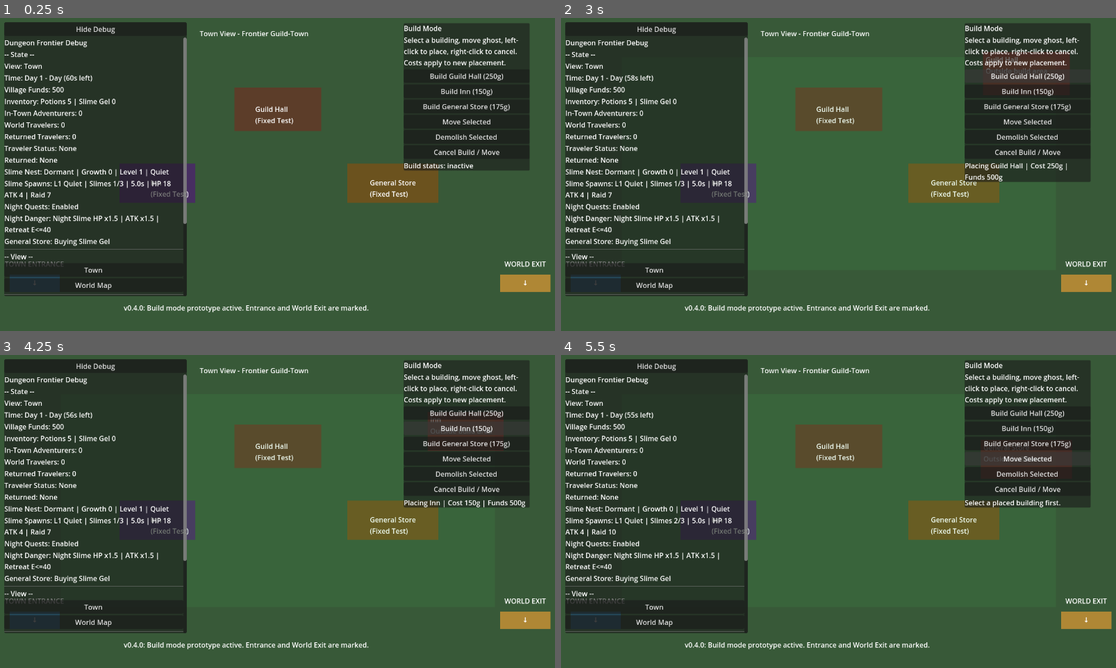
Above: before the commit, frames 1-4 (two rows, left to right).
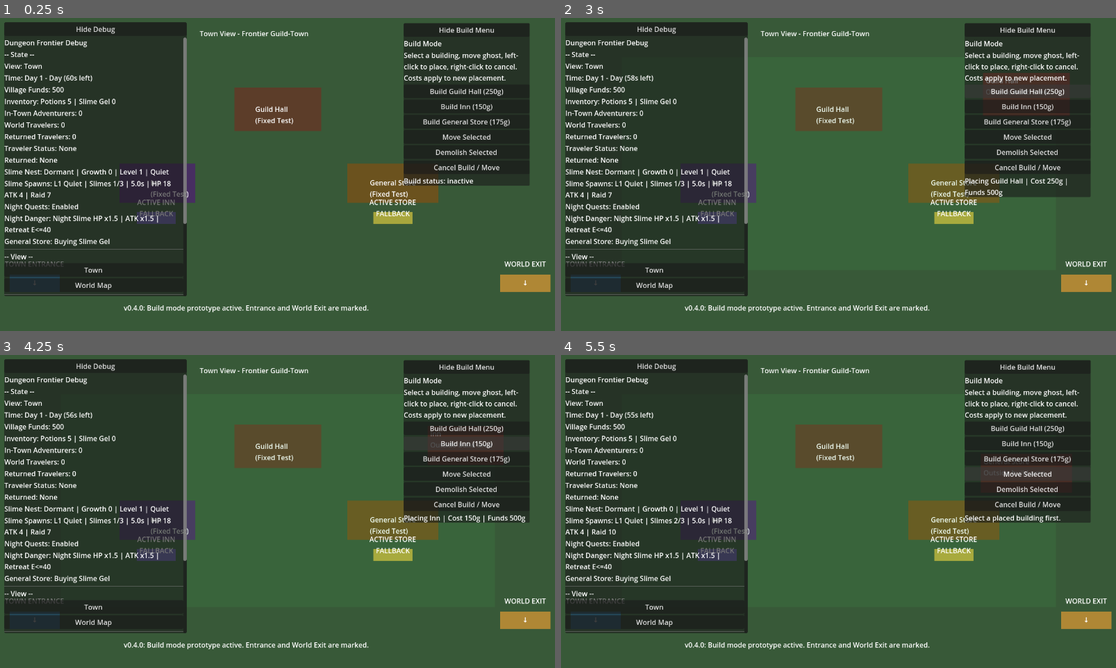
Above: after the commit, the same moments.

Repository: Caithis/AdventureVillage
Game: Godot game, scene res://scenes/main/Main.tscn
Same seed, same stepped clock (60 frames per second), same inputs: the game is played once before the commit and once after it.
Inputs (mouse positions are in pixels of both pictures, inside the frame that each line leads up to):
- Up to frame 1 (0.25 s): no input
- Up to frame 2 (3 s): click (1027, 30) at 0.5 s, where only the run after the commit has a clickable "Hide Build Menu"; click (1027, 30) at 1.25 s, where only the run after the commit has a clickable "Show Build Menu"; click "Demolish Selected" at 2 s; click "Build Guild Hall (250g)" at 2.75 s
- Up to frame 3 (4.25 s): click "Build Inn (150g)" at 3.5 s
- Up to frame 4 (5.5 s): click "Build General Store (175g)" at 4.25 s; click "Move Selected" at 5 s

The runs differ from the first frame. In frame 1, 4.1% of the frame differs, in the area x 24-96%, y 2-66%; in frame 2, 5.2%; in frame 3, 4.6%; in frame 4, 4.6%.

Commit message:
feat: add v0.4.3 placed building destination routing
Signed-off-by: Caithis <Bircameron20@gmail.com>

Diff:
--- a/godot_project/scripts/town/Town.gd
+++ b/godot_project/scripts/town/Town.gd
@@ -38,16 +38,28 @@
 var build_ghost: ColorRect = null
 var build_ghost_label: Label = null
 var build_panel: PanelContainer = null
+var build_panel_root_container: VBoxContainer = null
+var build_panel_collapse_button: Button = null
+var build_panel_collapsed: bool = false
 var build_status_label: Label = null
 var buildable_area_overlay: ColorRect = null
 
+var fallback_general_store_position: Vector2 = Vector2.ZERO
+var fallback_inn_position: Vector2 = Vector2.ZERO
+var active_store_route_visual: Node2D = null
+var active_inn_route_visual: Node2D = null
+
 func _ready() -> void:
 	print("Town scene loaded.")
+	fallback_general_store_position = general_store_point.global_position
+	fallback_inn_position = inn_point.global_position
 	GameState.state_changed.connect(_on_game_state_changed)
 	_register_existing_buildings()
 	_mark_fixed_fallback_buildings()
 	_create_build_panel()
 	_create_entrance_exit_visuals()
+	_create_active_route_visuals()
+	_refresh_dynamic_route_markers()
 	_check_for_returned_travelers()
 
 func _process(_delta: float) -> void:
@@ -99,6 +111,7 @@
 		GameState.state_changed.disconnect(_on_game_state_changed)
 
 func spawn_placeholder_adventurer() -> void:
+	_refresh_dynamic_route_markers()
 	var adventurer := ADVENTURER_SCENE.instantiate()
 	adventurers_container.add_child(adventurer)
 
@@ -142,6 +155,7 @@
 	is_checking_returned_travelers = false
 
 func _spawn_returned_adventurer(traveler_data: Dictionary) -> void:
+	_refresh_dynamic_route_markers()
 	var adventurer := ADVENTURER_SCENE.instantiate()
 	adventurers_container.add_child(adventurer)
 
@@ -223,6 +237,13 @@
 	vbox.size_flags_horizontal = Control.SIZE_EXPAND_FILL
 	vbox.size_flags_vertical = Control.SIZE_EXPAND_FILL
 	build_panel.add_child(vbox)
+	build_panel_root_container = vbox
+
+	build_panel_collapse_button = Button.new()
+	build_panel_collapse_button.text = "Hide Build Menu"
+	build_panel_collapse_button.focus_mode = Control.FOCUS_NONE
+	build_panel_collapse_button.pressed.connect(_on_toggle_build_panel_collapsed)
+	vbox.add_child(build_panel_collapse_button)
 
 	var title_label := Label.new()
 	title_label.text = "Build Mode"
@@ -273,6 +294,27 @@
 	build_status_label.text = "Build status: inactive"
 	build_status_label.autowrap_mode = 3
 	vbox.add_child(build_status_label)
+
+func _on_toggle_build_panel_collapsed() -> void:
+	build_panel_collapsed = not build_panel_collapsed
+
+	if build_panel_root_container == null:
+		return
+
+	for child in build_panel_root_container.get_children():
+		if child == build_panel_collapse_button:
+			continue
+
+		child.visible = not build_panel_collapsed
+
+	if build_panel_collapsed:
+		build_panel_collapse_button.text = "Show Build Menu"
+		build_panel.custom_minimum_size = Vector2(290, 40)
+		build_panel.size = Vector2(290, 40)
+	else:
+		build_panel_collapse_button.text = "Hide Build Menu"
+		build_panel.custom_minimum_size = Vector2(290, 230)
+		build_panel.size = Vector2(290, 230)
 
 func _on_build_button_pressed(building_type: String) -> void:
 	print("Build button pressed: ", building_type)
@@ -389,6 +431,7 @@
 			return
 
 		_place_building(active_building_type, placement_rect)
+		_refresh_dynamic_route_markers()
 		show_town_floating_text("-%dg %s" % [building_cost, _get_building_display_name(active_building_type)], placement_rect.position + placement_rect.size * 0.5)
 		_update_build_status("Placed %s for %dg. Funds %dg." % [_get_building_display_name(active_building_type), building_cost, GameState.money])
 	cancel_build_mode()
@@ -493,7 +536,8 @@
 	selected_building = moving_building
 	moving_building = null
 	_update_selected_outline()
-	_update_build_status("Moved %s." % _get_building_display_name(active_building_type))
+	_refresh_dynamic_route_markers()
+	_update_build_status("Moved %s. Routes updated." % _get_building_display_name(active_building_type))
 
 func _on_demolish_selected_button_pressed() -> void:
 	if selected_building == null:
@@ -512,6 +556,8 @@
 
 	clear_selected_building()
 	building_to_remove.queue_free()
+	await get_tree().process_frame
+	_refresh_dynamic_route_markers()
 
 	if refund_amount > 0:
 		GameState.add_money(refund_amount)
@@ -597,6 +643,85 @@
 
 	if floating_text.has_method("setup"):
 		floating_text.setup(text)
+
+
+func _get_primary_placed_building(building_type: String) -> ColorRect:
+	var chosen_building: ColorRect = null
+
+	for building in buildings_container.get_children():
+		if not building is ColorRect:
+			continue
+
+		var building_control := building as ColorRect
+		if bool(building_control.get_meta("is_fixed_fallback", false)):
+			continue
+
+		if str(building_control.get("building_id")) != building_type:
+			continue
+
+		chosen_building = building_control
+
+	return chosen_building
+
+func _get_building_route_position(building_type: String, fallback_position: Vector2) -> Vector2:
+	var placed_building := _get_primary_placed_building(building_type)
+
+	if placed_building == null:
+		return fallback_position
+
+	return placed_building.global_position + placed_building.size * 0.5
+
+func _is_route_using_placed_building(building_type: String) -> bool:
+	return _get_primary_placed_building(building_type) != null
+
+func _refresh_dynamic_route_markers() -> void:
+	general_store_point.global_position = _get_building_route_position("general_store", fallback_general_store_position)
+	inn_point.global_position = _get_building_route_position("inn", fallback_inn_position)
+	_update_active_route_visuals()
+
+func _create_active_route_visuals() -> void:
+	active_store_route_visual = _create_route_visual("ActiveStoreRoute", "ACTIVE STORE ROUTE", Color(0.95, 0.85, 0.25, 0.60))
+	active_inn_route_visual = _create_route_visual("ActiveInnRoute", "ACTIVE INN ROUTE", Color(0.55, 0.40, 1.0, 0.55))
+
+func _create_route_visual(node_name: String, label_text: String, marker_color: Color) -> Node2D:
+	var route_root := Node2D.new()
+	route_root.name = node_name
+	route_root.z_index = 9
+	add_child(route_root)
+
+	var body := ColorRect.new()
+	body.name = "RouteBody"
+	body.mouse_filter = Control.MOUSE_FILTER_IGNORE
+	body.position = Vector2(-45, -14)
+	body.size = Vector2(90, 28)
+	body.color = marker_color
+	route_root.add_child(body)
+
+	var label := Label.new()
+	label.name = "RouteLabel"
+	label.mouse_filter = Control.MOUSE_FILTER_IGNORE
+	label.position = Vector2(-95, -48)
+	label.size = Vector2(190, 42)
+	label.horizontal_alignment = HORIZONTAL_ALIGNMENT_CENTER
+	label.text = label_text
+	route_root.add_child(label)
+
+	return route_root
+
+func _update_active_route_visuals() -> void:
+	if active_store_route_visual != null:
+		active_store_route_visual.global_position = general_store_point.global_position
+		var store_label := active_store_route_visual.get_node_or_null("RouteLabel") as Label
+		if store_label != null:
+			var source_text := "PLACED" if _is_route_using_placed_building("general_store") else "FALLBACK"
+			store_label.text = "ACTIVE STORE\n%s" % source_text
+
+	if active_inn_route_visual != null:
+		active_inn_route_visual.global_position = inn_point.global_position
+		var inn_label := active_inn_route_visual.get_node_or_null("RouteLabel") as Label
+		if inn_label != null:
+			var source_text := "PLACED" if _is_route_using_placed_building("inn") else "FALLBACK"
+			inn_label.text = "ACTIVE INN\n%s" % source_text
 
 func _get_building_size(building_type: String) -> Vector2:
 	match building_type:
Not shown, changed: README.md
Not shown, added: docs/BuildMenuUXNotes.md
Not shown, changed: docs/Changelog.md
Not shown, changed: docs/DevelopmentStatus.md
Not shown, changed: docs/KnownIssues.md
Not shown, added: docs/PlacedBuildingRoutingNotes.md
Not shown, changed: docs/ProjectState.md
Not shown, added: docs/TestChecklist_v0_4_3.md
